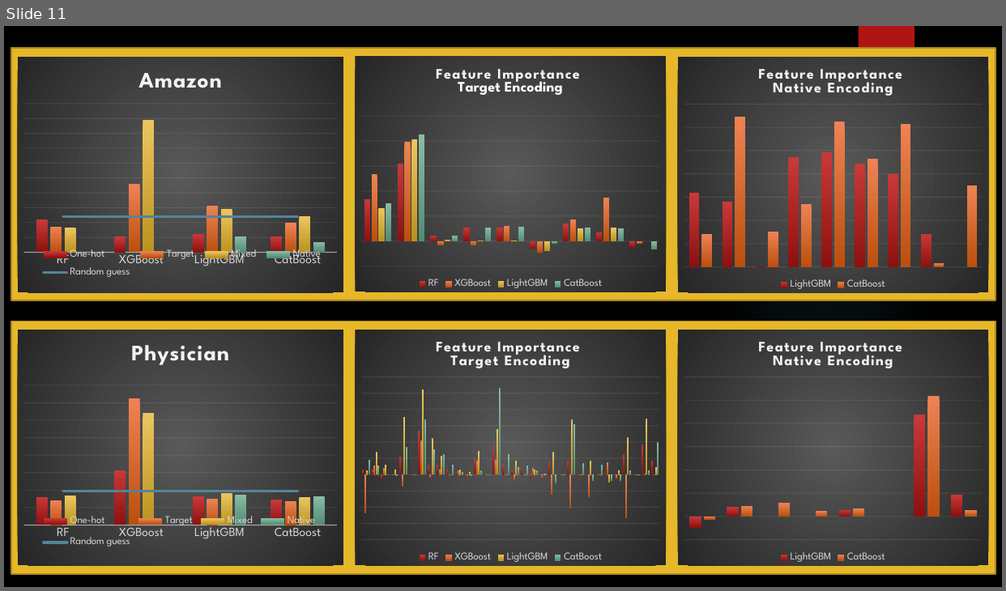
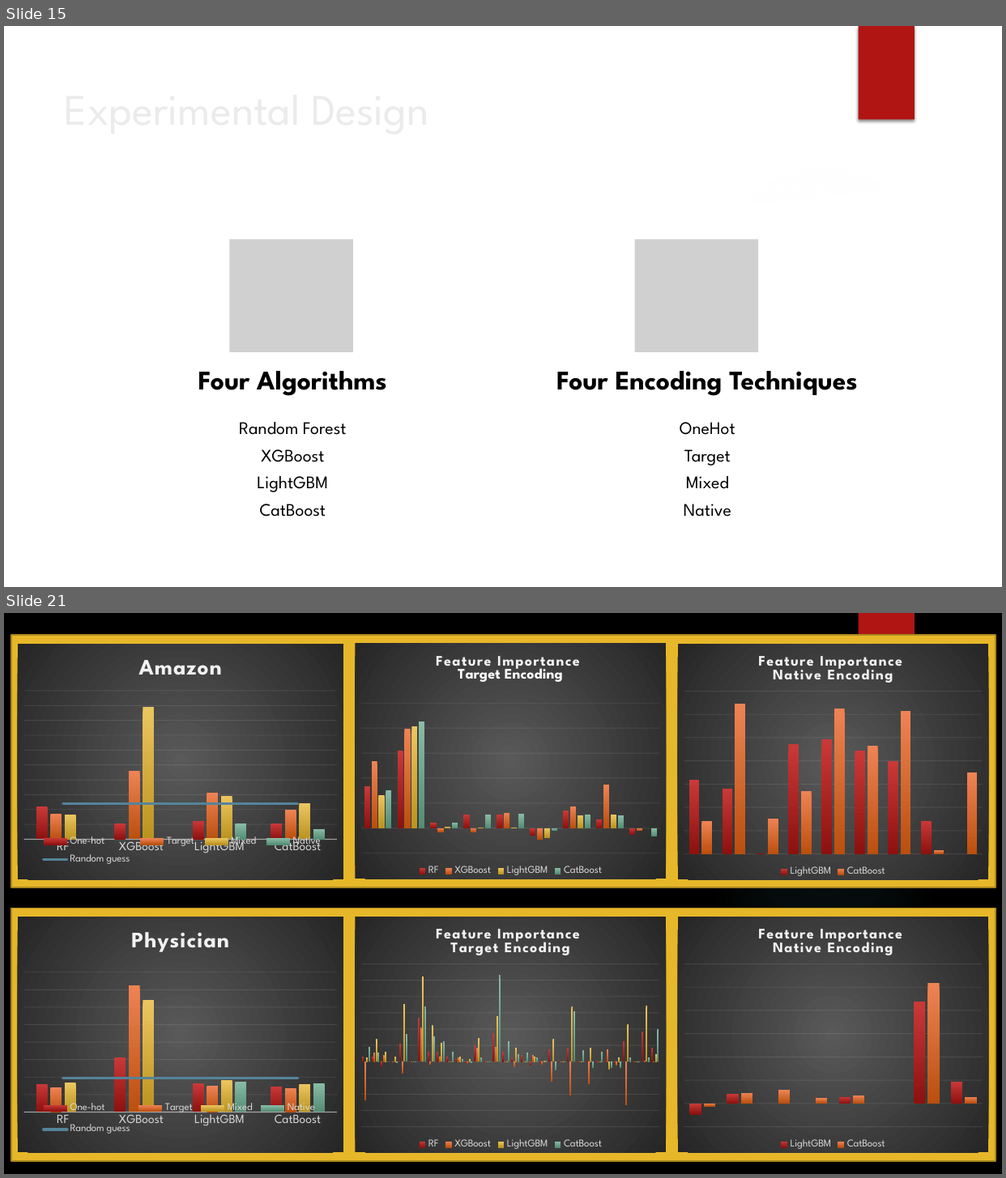
Before and after one commit to mohannishant6/MSc-Thesis, a slide deck: GBDT.pptx. Shown one above the other, each under a label of ours: slide 11 before the commit, slides 15 and 21 after it; the slides between them are not shown. The pictures are 1006x591 and 1006x1178 pixels, drawn with LibreOffice and Linux fonts; fonts in the diff are those of the drawing; grey boxes stand for pictures; background and template pictures are left out. Boxes give left, top, right and bottom in pixels: in the first picture for what was removed or moved away, otherwise in the second. Text is boxed around its words. In the diff, an @@ line names an element or a change of style, - is before the commit and + after.

```diff
--- a/GBDT.pptx
+++ b/GBDT.pptx
@@ slide 15 added at <box>4,26,1002,587</box>, background picture (left out) @@
@@ rectangle added at <box>859,26,914,120</box>, fill #B01513 @@
@@ title added at <box>57,78,815,160</box>, 42 pt, text #EBEBEB @@
+Experimental Design
@@ freeform shape added at <box>718,146,1002,213</box>, fill #FFFFFF at 20% opacity @@
@@ freeform shape added at <box>4,170,1002,587</box>, fill #FFFFFF @@
@@ ellipse added at <box>709,163,939,394</box>, fill gradient #F3F3F3 @@
@@ group added at <box>198,239,857,517</box>: 4 texts, 2 pictures @@
+Four Algorithms
+Random Forest
+XGBoost
+LightGBM
+CatBoost
+Four Encoding Techniques
+OneHot
+Target
+Mixed
+Native
@@ what was slide 11 is now slide 21 @@
```
Also in this commit, not shown: 8 slides changed, 10 other slides added, 1 slide removed, 2 other files.
